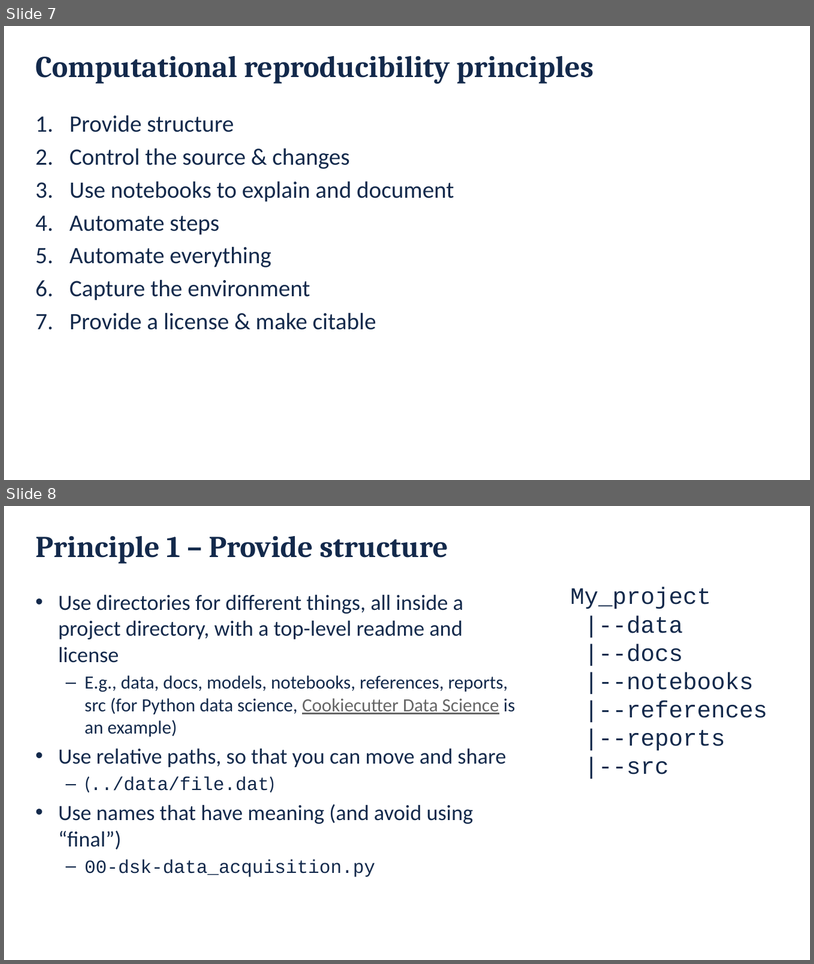
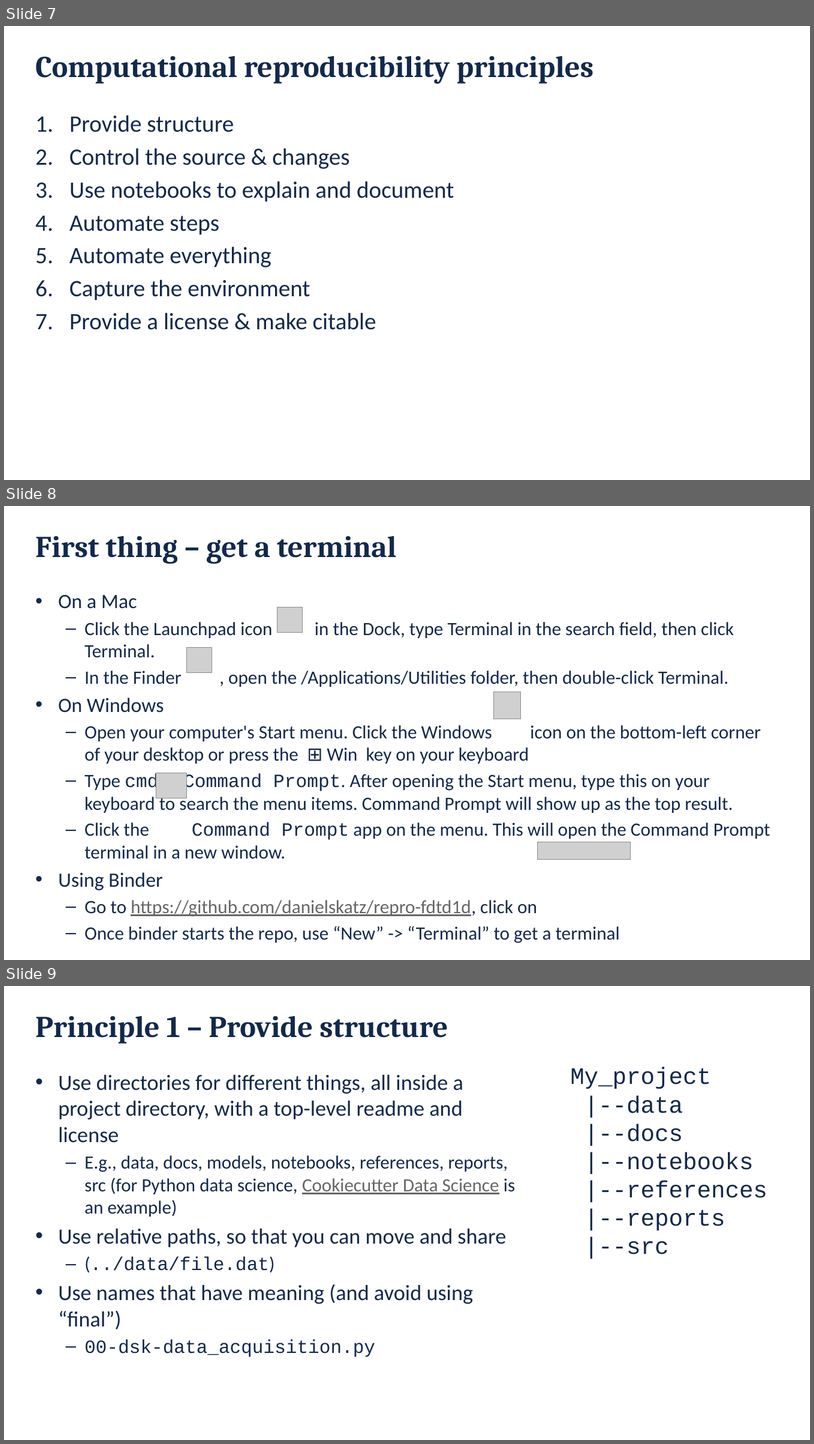
Before and after one commit to danielskatz/repro-fdtd1d, a slide deck: Computational_Reproducibility.pptx. Shown one above the other, each under a label of ours: slides 7 and 8 before the commit, slides 7, 8 and 9 after it. The pictures are 814x964 and 814x1444 pixels, drawn with LibreOffice and Linux fonts; fonts in the diff are those of the drawing; grey boxes stand for pictures; background and template pictures are left out. Boxes give left, top, right and bottom in pixels: in the first picture for what was removed or moved away, otherwise in the second. Text is boxed around its words. In the diff, an @@ line names an element or a change of style, - is before the commit and + after.

```diff
--- a/Computational_Reproducibility.pptx
+++ b/Computational_Reproducibility.pptx
@@ slide 8 added at (4, 506, 810, 960), background picture (left out); not listed: 1 template element that a slide beside it also shows @@
@@ title added at (35, 536, 396, 564), 36 pt, text #13294B, bold @@
+First thing – get a terminal
@@ text added at (58, 595, 771, 943), 22.3 pt, text #13294B @@
+• On a Mac
+  – Click the Launchpad icon in the Dock, type Terminal in the search field, then click Terminal.
+  – In the Finder , open the /Applications/Utilities folder, then double-click Terminal.
+• On Windows
+  – Open your computer's Start menu. Click the Windows icon on the bottom-left corner of your desktop or press the ⊞ Win key on your keyboard
+  – Type cmd or Command Prompt. After opening the Start menu, type this on your keyboard to search the menu items. Command Prompt will show up as the top result.
+  – Click the Command Prompt app on the menu. This will open the Command Prompt terminal in a new window.
+• Using Binder
+  – Go to https://github.com/danielskatz/repro-fdtd1d, click on
+  – Once binder starts the repo, use “New” -> “Terminal” to get a terminal
@@ picture added at (278, 607, 303, 633) @@
@@ picture added at (186, 648, 212, 673) @@
@@ picture added at (494, 692, 521, 719) @@
@@ picture added at (156, 773, 186, 798) @@
@@ picture added at (537, 842, 631, 859) @@
@@ what was slide 8 is now slide 9 @@
```
Also in this commit, not shown: 4 slides changed, 1 other file.
